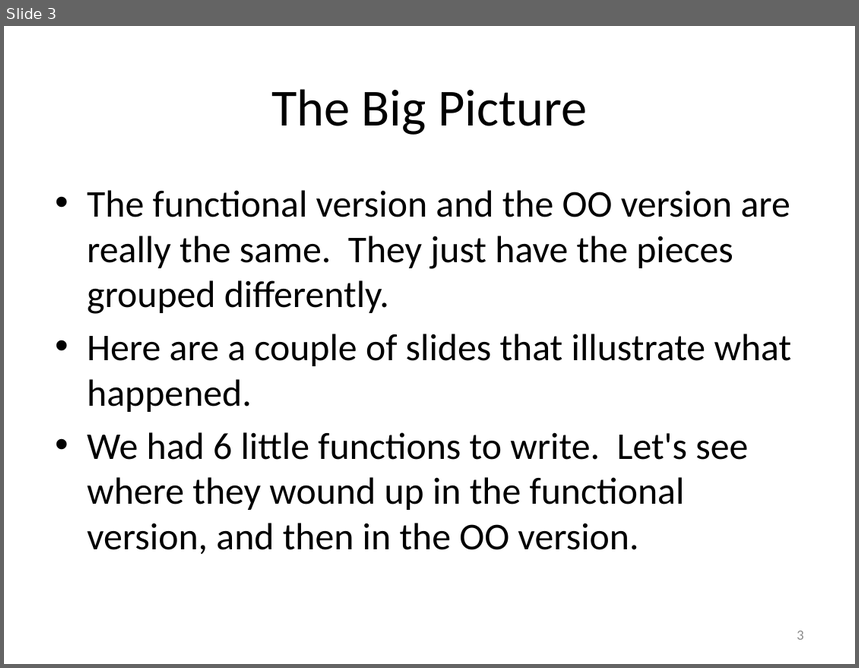
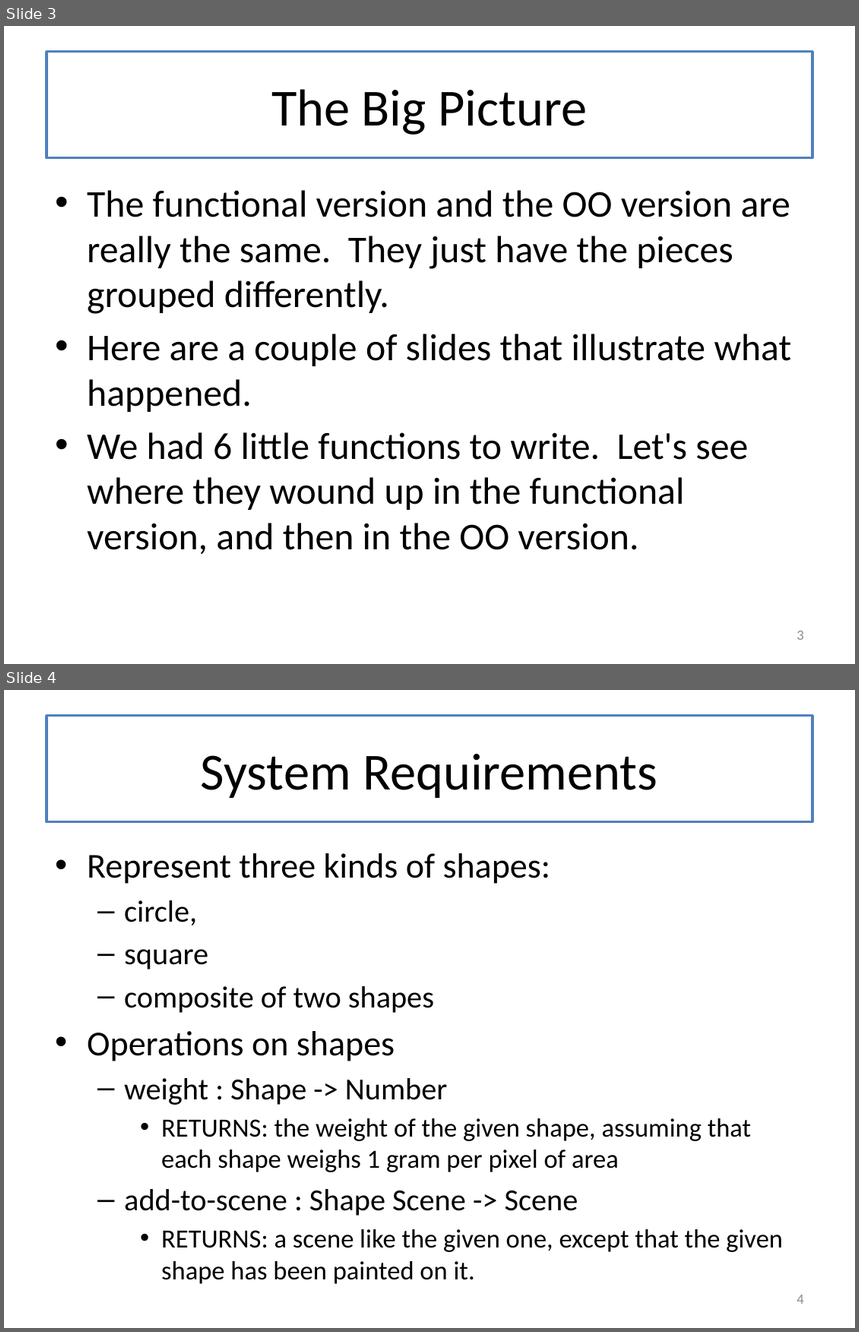
Before and after one commit to mwand/cs5010f16, a slide deck: Slides/Lesson 9.3 Functions vs Classes.pptx. Shown one above the other, each under a label of ours: slide 3 before the commit, slides 3 and 4 after it. The pictures are 859x668 and 859x1332 pixels, drawn with LibreOffice and Linux fonts; fonts in the diff are those of the drawing. Boxes give left, top, right and bottom in pixels: in the first picture for what was removed or moved away, otherwise in the second. Text is boxed around its words. In the diff, an @@ line names an element or a change of style, - is before the commit and + after.

```diff
--- a/Slides/Lesson 9.3 Functions vs Classes.pptx
+++ b/Slides/Lesson 9.3 Functions vs Classes.pptx
@@ slide 4 added at [4,690,855,1328], background #FFFFFF @@
@@ title added at [47,716,813,822], fill #FFFFFF, outline #4F81BD 2.25 pt, 44 pt, text #000000 @@
+System Requirements
@@ text added at [87,853,783,1284], 22.2 pt, text #000000 @@
+• Represent three kinds of shapes:
+  – circle,
+  – square
+  – composite of two shapes
+• Operations on shapes
+  – weight : Shape -> Number
+    • RETURNS: the weight of the given shape, assuming that each shape weighs 1 gram per pixel of area
+  – add-to-scene : Shape Scene -> Scene
+    • RETURNS: a scene like the given one, except that the given shape has been painted on it.
@@ page number added at [797,1295,804,1304], 12 pt, text #8C8C8C @@
+4
@@ slide 3 changed as well @@
@@ title "The Big Picture": place and size @@
-title "The Big Picture" at [272,89,587,135]
+title "The Big Picture" at [47,52,813,158]
@@ title "The Big Picture" at [47,52,813,158]: fill none to #FFFFFF; outline none to #4F81BD 2.25 pt @@
```
Also in this commit, not shown: 11 other slides changed, 5 other slides added, 10 other files.
